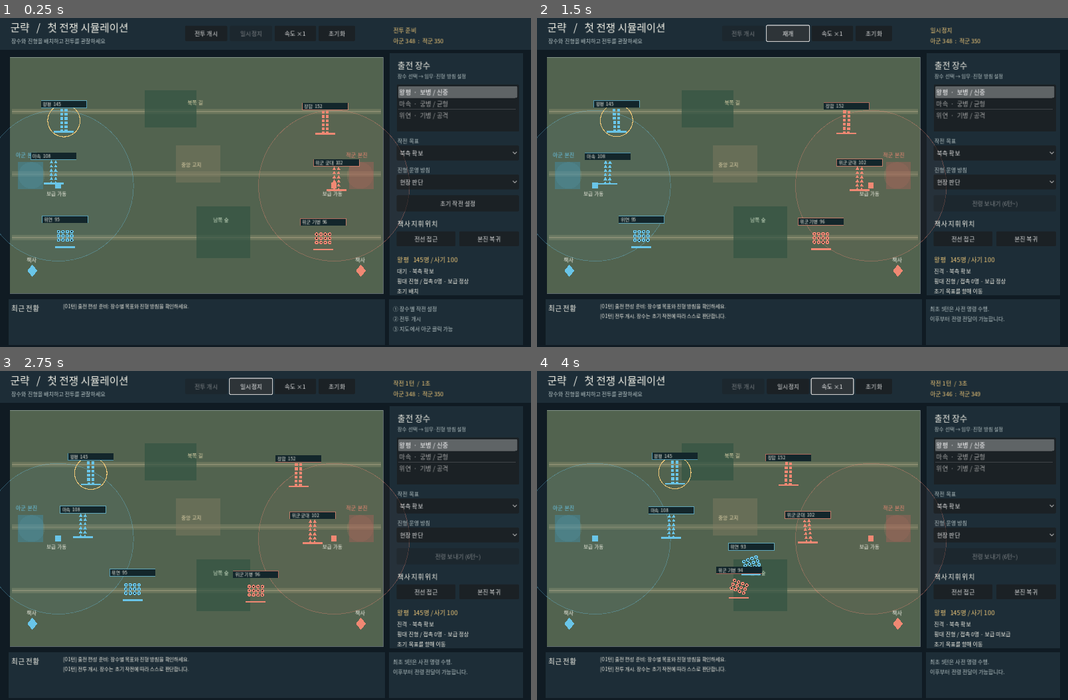
Above: before the commit, frames 1-4 (two rows, left to right).
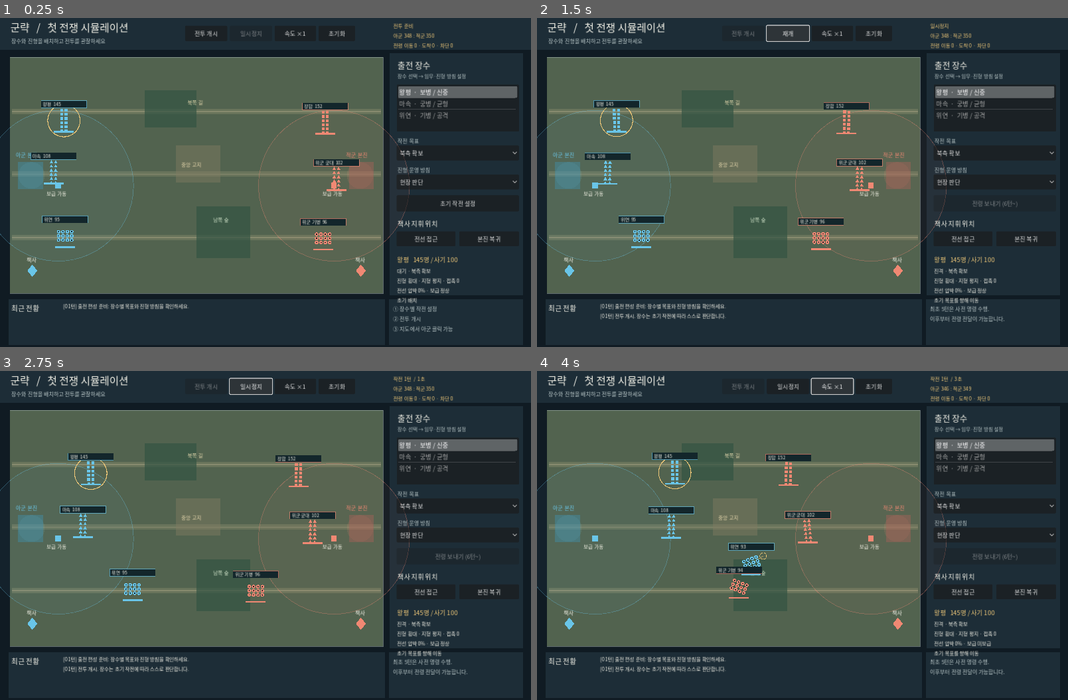
Above: after the commit, the same moments.

Repository: slows28/gunryak
Game: Godot game, scene res://main.tscn
The game is run twice, just before and just after one commit, with the same random seed, the same clock (stepped at 60 frames per second) and the same inputs.
Inputs:
- Up to frame 1 (0.25 s): no input
- Up to frame 2 (1.5 s): click "전투 개시" at 0.5 s; click "일시정지" at 1.25 s
- Up to frame 3 (2.75 s): click "재개" at 2 s
- Up to frame 4 (4 s): click "속도 ×1" at 2.75 s; click "속도 ×2" at 3.5 s

The runs differ from the first frame. In frame 1, 0.7% of the frame differs, in the area x 74-89%, y 1-87%; in frame 2, 0.7%; in frame 3, 0.8%; in frame 4, 0.8%, in the area x 40-90%, y 1-87%.

Commit message:
feat(m2): integrate five physical warfare systems with regression checks and tactical HUD

Diff:
--- a/scripts/game.gd
+++ b/scripts/game.gd
@@ -62,7 +62,7 @@
     pause_btn = _button("일시정지", Vector2(554, 25), Vector2(102, 37), _pause)
     speed_btn = _button("속도 ×1", Vector2(662, 25), Vector2(100, 37), _speed)
     _button("초기화", Vector2(768, 25), Vector2(88, 37), _reset)
-    status_label = _label("", Vector2(948, 24), Vector2(312, 48), 14, COL_GOLD)
+    status_label = _label("", Vector2(948, 15), Vector2(312, 66), 12, COL_GOLD)
     _label("출전 장수", Vector2(958, 106), Vector2(270, 28), 20, COL_TEXT)
     _label("장수 선택 → 임무·진형 방침 설정", Vector2(958, 136), Vector2(291, 22), 12, COL_MUTED)
     unit_list = ItemList.new()
@@ -82,7 +82,7 @@
     _button("전선 접근", Vector2(956, 521), Vector2(142, 36), _commander_forward)
     _button("본진 복귀", Vector2(1107, 521), Vector2(144, 36), _commander_back)
     selected_label = _label("", Vector2(957, 577), Vector2(294, 27), 15, COL_GOLD)
-    details_label = _label("", Vector2(957, 606), Vector2(293, 57), 13, COL_TEXT)
+    details_label = _label("", Vector2(957, 606), Vector2(293, 74), 12, COL_TEXT)
     details_label.autowrap_mode = TextServer.AUTOWRAP_WORD_SMART
     _label("최근 전황", Vector2(27, 693), Vector2(170, 27), 17, COL_TEXT)
     event_label = _label("", Vector2(152, 691), Vector2(735, 102), 12, COL_TEXT)
@@ -228,7 +228,7 @@
         phase = "일시정지"
     elif sim.started:
         phase = "작전 %d턴  /  %.0f초" % [sim.turn, sim.battle_time]
-    status_label.text = "%s\n아군 %d  :  적군 %d" % [phase, sim.total_troops(0), sim.total_troops(1)]
+    status_label.text = "%s\n아군 %d : 적군 %d\n전령 이동 %d · 도착 %d · 차단 %d" % [phase, sim.total_troops(0), sim.total_troops(1), sim.couriers.size(), sim.delivered_orders, sim.intercepted_orders]
     start_btn.disabled = sim.started or sim.finished
     pause_btn.disabled = not sim.started or sim.finished
     pause_btn.text = "재개" if sim.paused else "일시정지"
@@ -237,7 +237,7 @@
     var unit: Dictionary = sim.find_unit(selected_id)
     if not unit.is_empty():
         selected_label.text = "%s   %d명 / 사기 %d" % [str(unit["name"]), int(float(unit["troops"])), int(float(unit["morale"]))]
-        details_label.text = "%s · %s\n%s 진형 / 접촉 %d명 · 보급 %s\n%s" % [str(unit["action"]), str(unit["mission"]), str(unit["formation"]), int(unit.get("contact_troops", 0)), "정상" if bool(unit["supplied"]) else "미보급", str(unit["reason"])]
+        details_label.text = "%s · %s\n진형 %s · 지형 %s · 접촉 %d\n전선 압박 %d%% · 보급 %s\n%s" % [str(unit["action"]), str(unit["mission"]), str(unit["formation"]), sim.terrain_at(unit["pos"]), int(unit.get("contact_troops", 0)), int(round(float(unit.get("front_pressure", 0.0)) * 100.0)), "정상" if bool(unit["supplied"]) else "미보급", str(unit["reason"])]
     var start_line: int = maxi(0, sim.events.size() - 4)
     var lines: String = ""
     for i in range(start_line, sim.events.size()):
@@ -250,7 +250,7 @@
     elif sim.turn < 6:
         notice_label.text = "최초 5턴은 사전 명령 수행.\n이후부터 전령 전달이 가능합니다."
     else:
-        notice_label.text = "장수 선택 후 새 작전을 보내면 전령이 실제로 이동합니다."
+        notice_label.text = "장수 선택 후 전령 파견\n실제 전장 이동 중 차단될 수 있습니다."
     if runtime_notice != "":
         notice_label.text = runtime_notice
 
@@ -315,6 +315,13 @@
         var p: Vector2 = _screen(letter["pos"])
         draw_circle(p, 5.0, COL_GOLD)
         _draw_string("전령", p + Vector2(-14, -11), 12, COL_GOLD)
+    # Draw real maneuver waypoints so an aggressive flanking decision is visible.
+    for unit in sim.units:
+        if float(unit["troops"]) > 0.0 and str(unit["action"]) == "측면 우회":
+            var start_point: Vector2 = _screen(unit["pos"])
+            var flank_waypoint: Vector2 = _screen(unit["goal"])
+            draw_line(start_point, flank_waypoint, Color(COL_GOLD, 0.58), 1.4)
+            draw_arc(flank_waypoint, 8.0, 0.0, TAU, 24, COL_GOLD, 1.3)
     var label_areas: Array[Rect2] = []
     for unit in sim.units:
         if float(unit["troops"]) > 0.0:
@@ -342,6 +349,8 @@
                 draw_circle(point, 1.5, COL_BG)
     if side == 0 and int(unit["id"]) == selected_id:
         draw_arc(p, 39.0, 0.0, TAU, 48, COL_GOLD, 1.8)
+    if float(unit.get("front_pressure", 0.0)) > 0.10:
+        draw_arc(p, 35.0, 0.0, TAU, 32, COL_RED if side == 0 else COL_BLUE, 2.0)
     var contacts: int = int(unit.get("contact_troops", 0))
     if contacts > 0 and unit_type != "궁병":
         draw_arc(p, 30.0, 0.0, TAU, 32, Color(COL_GOLD, 0.58), 1.8)
--- a/tests/smoke.gd
+++ b/tests/smoke.gd
@@ -238,6 +238,126 @@
     capture._check_victory()
     check(capture.finished and capture.result.find("승리") >= 0, "enemy strategist captured after penetration")
 
+
+    # M2 batch: (1) physical body collision; (2) morale and formation pressure.
+    var physics = WarSim.new()
+    var blue_line: Dictionary = physics.find_unit(0)
+    var red_line: Dictionary = physics.find_unit(3)
+    for outsider in physics.units:
+        if int(outsider["id"]) not in [0, 3]:
+            outsider["troops"] = 0.0
+    blue_line["pos"] = Vector2(400, 300)
+    red_line["pos"] = Vector2(400, 300)
+    blue_line["formation"] = "횡대"
+    red_line["formation"] = "횡대"
+    physics._resolve_frontline(0.1)
+    check((blue_line["pos"] as Vector2).distance_to(red_line["pos"]) >= 33.9, "overlapping enemy formations separate physically")
+    var weak = WarSim.new()
+    var strong_line: Dictionary = weak.find_unit(0)
+    var weak_line: Dictionary = weak.find_unit(3)
+    for outsider in weak.units:
+        if int(outsider["id"]) not in [0, 3]:
+            outsider["troops"] = 0.0
+    strong_line["pos"] = Vector2(400, 300)
+    weak_line["pos"] = Vector2(435, 300)
+    strong_line["troops"] = 145.0
+    weak_line["troops"] = 36.0
+    weak_line["morale"] = 60.0
+    var weak_start_x: float = (weak_line["pos"] as Vector2).x
+    weak._resolve_frontline(0.1)
+    check((weak_line["pos"] as Vector2).x > weak_start_x, "weaker formation is pushed away from the stronger front")
+    check(float(weak_line["front_pressure"]) > 0.0, "frontline pressure visible in model")
+    check(weak.validate_state().is_empty(), "frontline collision state remains valid")
+
+    # (3) Personality selects only physically reachable, observed flank maneuvers.
+    var flank = WarSim.new()
+    var horse: Dictionary = flank.find_unit(2)
+    var observed: Dictionary = flank.find_unit(3)
+    horse["pos"] = Vector2(528, 215)
+    observed["pos"] = Vector2(640, 215)
+    observed["troops"] = 70.0
+    observed["facing"] = Vector2.LEFT
+    flank._decide(horse)
+    check(str(horse["action"]) == "측면 우회", "aggressive cavalry plans flank instead of frontal rush")
+    check(absf((horse["goal"] as Vector2).y - (observed["pos"] as Vector2).y) > 70.0, "flank goal is physically to the enemy side")
+    var cautious: Dictionary = flank.find_unit(0)
+    cautious["pos"] = Vector2(528, 215)
+    flank._decide(cautious)
+    check(str(cautious["action"]) != "측면 우회", "cautious commander cannot select aggressive flank")
+
+    # (4) Road speeds movement, forests slow cavalry; hill aids physical archery.
+    var terrain = WarSim.new()
+    var walker: Dictionary = terrain.find_unit(0)
+    walker["formation"] = "횡대"
+    walker["next_formation"] = ""
+    walker["action"] = "진격"
+    check(terrain.terrain_at(Vector2(210, 282)) == "도로", "roads recognized at map coordinates")
+    check(terrain.terrain_at(Vector2(351, 120)) == "숲", "woodland recognized at map coordinates")
+    check(terrain.terrain_at(Vector2(450, 250)) == "고지", "hill recognized at map coordinates")
+    walker["pos"] = Vector2(210, 210)
+    walker["goal"] = Vector2(310, 210)
+    terrain._move_unit(walker, 0.1)
+    var plain_distance: float = (walker["pos"] as Vector2).x - 210.0
+    walker["pos"] = Vector2(210, 282)
+    walker["goal"] = Vector2(310, 282)
+    terrain._move_unit(walker, 0.1)
+    var road_distance: float = (walker["pos"] as Vector2).x - 210.0
+    walker["pos"] = Vector2(351, 120)
+    walker["goal"] = Vector2(440, 120)
+    terrain._move_unit(walker, 0.1)
+    var forest_distance: float = (walker["pos"] as Vector2).x - 351.0
+    check(road_distance > plain_distance and plain_distance > forest_distance, "terrain makes real travel-speed differences")
+
+    var hill = WarSim.new()
+    for outsider in hill.units:
+        if int(outsider["id"]) not in [1, 4]:
+            outsider["troops"] = 0.0
+    var bow: Dictionary = hill.find_unit(1)
+    var enemy_bow: Dictionary = hill.find_unit(4)
+    bow["pos"] = Vector2(439, 250)
+    enemy_bow["pos"] = Vector2(540, 250)
+    hill._combat(0.1)
+    var hill_loss: float = float(enemy_bow["initial_troops"]) - float(enemy_bow["troops"])
+    enemy_bow["troops"] = enemy_bow["initial_troops"]
+    enemy_bow["morale"] = 100.0
+    bow["pos"] = Vector2(439, 330)
+    enemy_bow["pos"] = Vector2(540, 330)
+    hill._combat(0.1)
+    var plain_loss: float = float(enemy_bow["initial_troops"]) - float(enemy_bow["troops"])
+    check(hill_loss > plain_loss, "high ground increases actual archer combat damage")
+
+    # (5) Couriers require a physical route and can be intercepted or escorted.
+    var intercepted = WarSim.new()
+    intercepted.start()
+    intercepted.turn = 6
+    var recipient: Dictionary = intercepted.find_unit(0)
+    recipient["pos"] = Vector2(500, 260)
+    intercepted.commanders[0]["pos"] = Vector2(200, 260)
+    var enemy_interceptor: Dictionary = intercepted.find_unit(3)
+    enemy_interceptor["pos"] = Vector2(214, 260)
+    var old_mission: String = str(recipient["mission"])
+    check(intercepted.request_order(0, "본진 방어", "방진 유지"), "physical courier dispatched")
+    intercepted._update_couriers(0.1)
+    check(intercepted.couriers.is_empty() and intercepted.intercepted_orders == 1, "unescorted courier intercepted on enemy contact")
+    check(str(recipient["mission"]) == old_mission, "interception preserves old orders")
+    var escorted = WarSim.new()
+    escorted.start()
+    escorted.turn = 6
+    var escorted_recipient: Dictionary = escorted.find_unit(0)
+    escorted_recipient["pos"] = Vector2(500, 260)
+    escorted.commanders[0]["pos"] = Vector2(200, 260)
+    escorted.find_unit(3)["pos"] = Vector2(214, 260)
+    escorted.find_unit(1)["pos"] = Vector2(214, 270)
+    check(escorted.request_order(0, "본진 방어", "방진 유지"), "escorted courier dispatched")
+    escorted._update_couriers(0.1)
+    check(escorted.intercepted_orders == 0 and escorted.couriers.size() == 1, "friendly escort protects threatened courier")
+    escorted.find_unit(3)["pos"] = Vector2(760, 170)
+    for j in range(30):
+        escorted._update_couriers(0.1)
+    check(escorted.delivered_orders == 1 and escorted.couriers.is_empty(), "protected courier eventually delivers order")
+    check(str(escorted_recipient["mission"]) == "본진 방어", "delivered courier changes mission")
+    check(escorted.validate_state().is_empty(), "courier interception state remains valid")
+
     print("GUNRYAK_TEST_SUMMARY pass=%d fail=%d" % [passes, failures])
     quit(0 if failures == 0 else 1)
 
